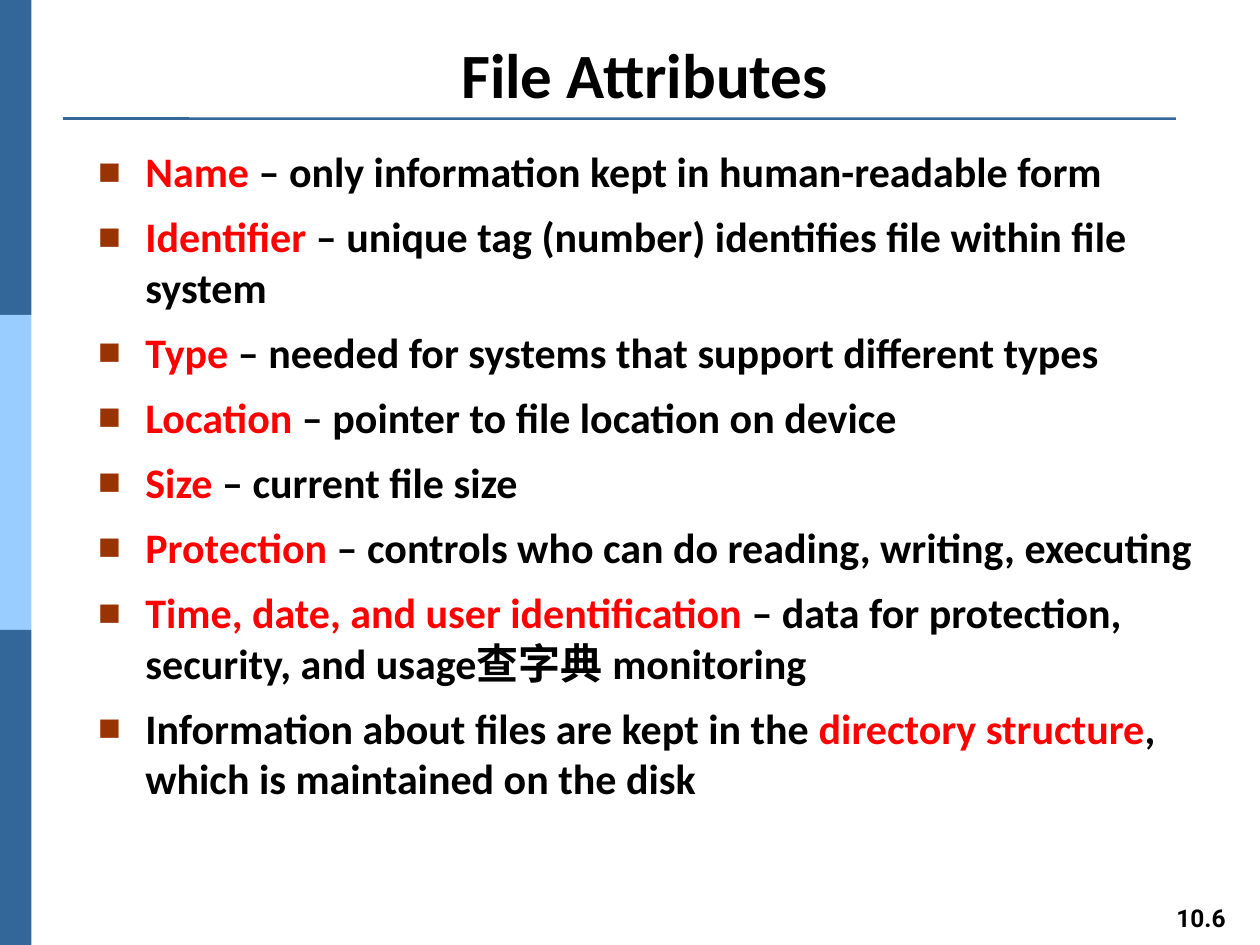
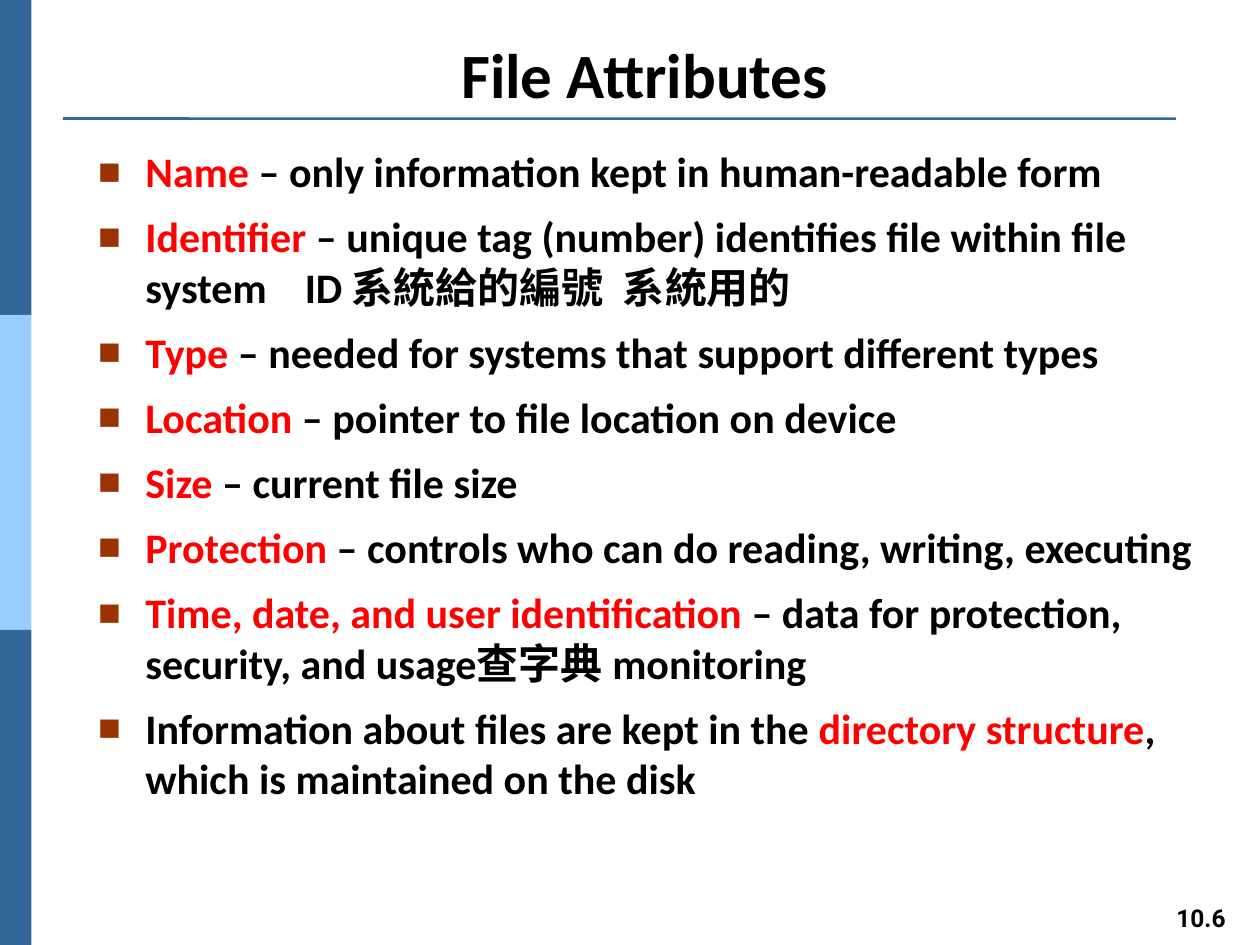
Before and after one commit to Yang09701194/OS_Learning, a slide deck: slide 6 of ch10.pptx. Drawn at 1260x945 pixels with LibreOffice and Linux fonts; fonts in the diff are those of the drawing. Boxes give left, top, right and bottom in pixels: in the first picture for what was removed or moved away, otherwise in the second. Text is boxed around its words. In the diff, an @@ line names an element or a change of style, - is before the commit and + after.

```diff
--- a/ch10.pptx
+++ b/ch10.pptx
@@ text at box(145, 221, 1126, 310): text changed @@
-■ Identifier – unique tag (number) identifies file within file system
+■ Identifier – unique tag (number) identifies file within file system ID 系統給的編號 系統用的
```
Also in this commit, not shown: 10 other slides changed.
